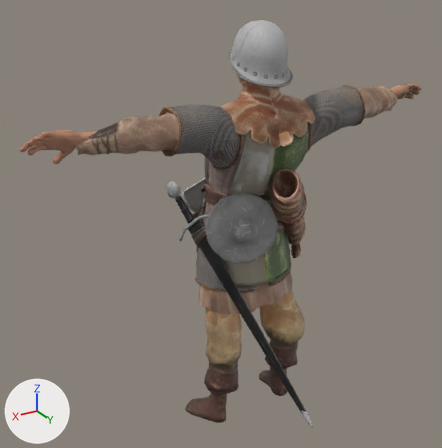
Before and after pictures for a commit that changed the Blender file SourceAssets/EnglishArcher/EnglishArcherRig.blend.
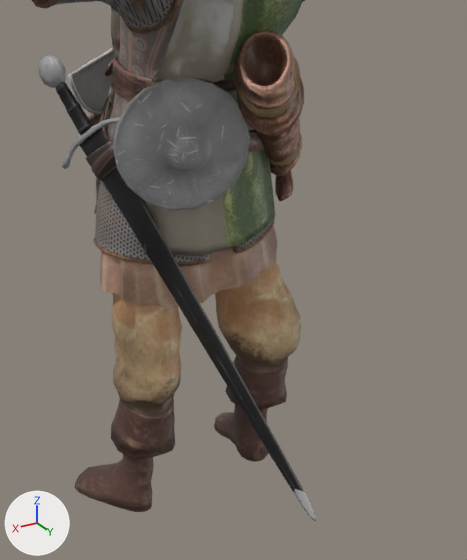
Old and new are each drawn whole from a camera (50 mm lens) standing at (1.301, 1.999, 1.945) and looking at (0.134, 0.054, 0.972) and again close up on the part from 33% to 89% of the width and 34% to 100% of the height. The axes (+X, +Y, +Z) are drawn at lower left. The lights are the same throughout. The last two pictures show the newer version.

In view in the first close-up: 'EnglishArcherBody'.
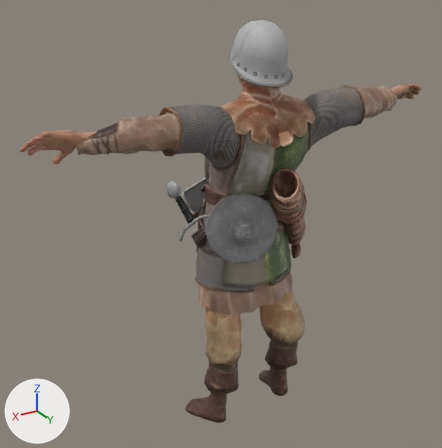
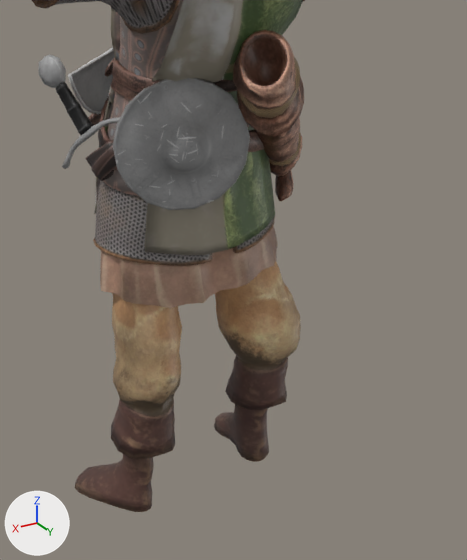
Location of each change, [x1, y1, x2, y2] in pixels of the close-ups (467 x 560 px):
'EnglishArcherBody', reshaped
    before: [32, 0, 317, 521]
    after: [32, 0, 305, 512]
part 1 of me_defaultmaterial_037, deleted
    before: [79, 128, 316, 521]

The change, as a list of edits to the scene's bpy script:
```text
Change me_defaultmaterial_037:
    used by ob_englisharcherbody; location = (0.0, 0.0, 0.0)
    remove me_defaultmaterial_037.from_pydata(...)  # 17876 vertices, 30761 faces; spans x -0.89..0.89, y -0.19..0.56, z 0.0..1.75
    add me_defaultmaterial_037.from_pydata(...)  # 17645 vertices, 30409 faces; spans x -0.89..0.89, y -0.19..0.32, z 0.0..1.75
    me_defaultmaterial_037 part 1: the loose piece of 111 vertices spanning x 0.02..0.23, y -0.06..0.56, z 0.27..0.99 is deleted
    other edits to the shape of me_defaultmaterial_037 do not show in these pictures
```
